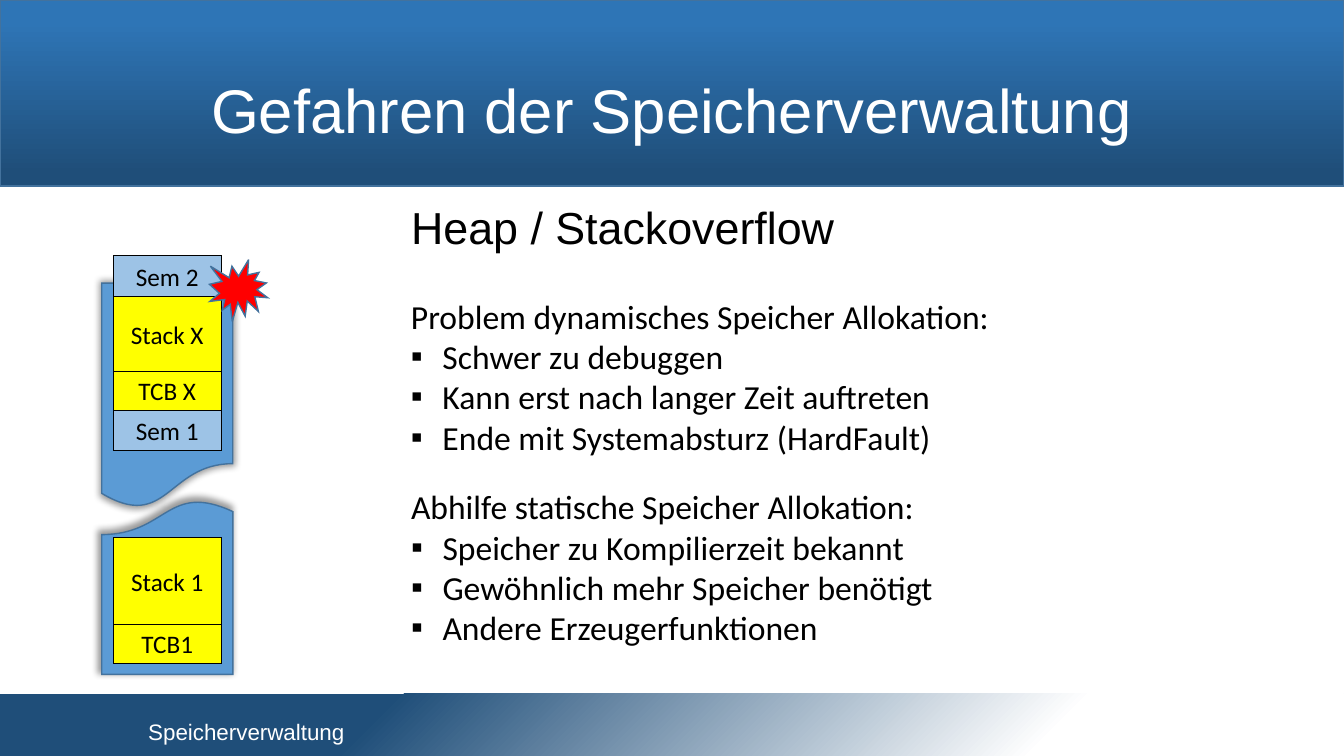
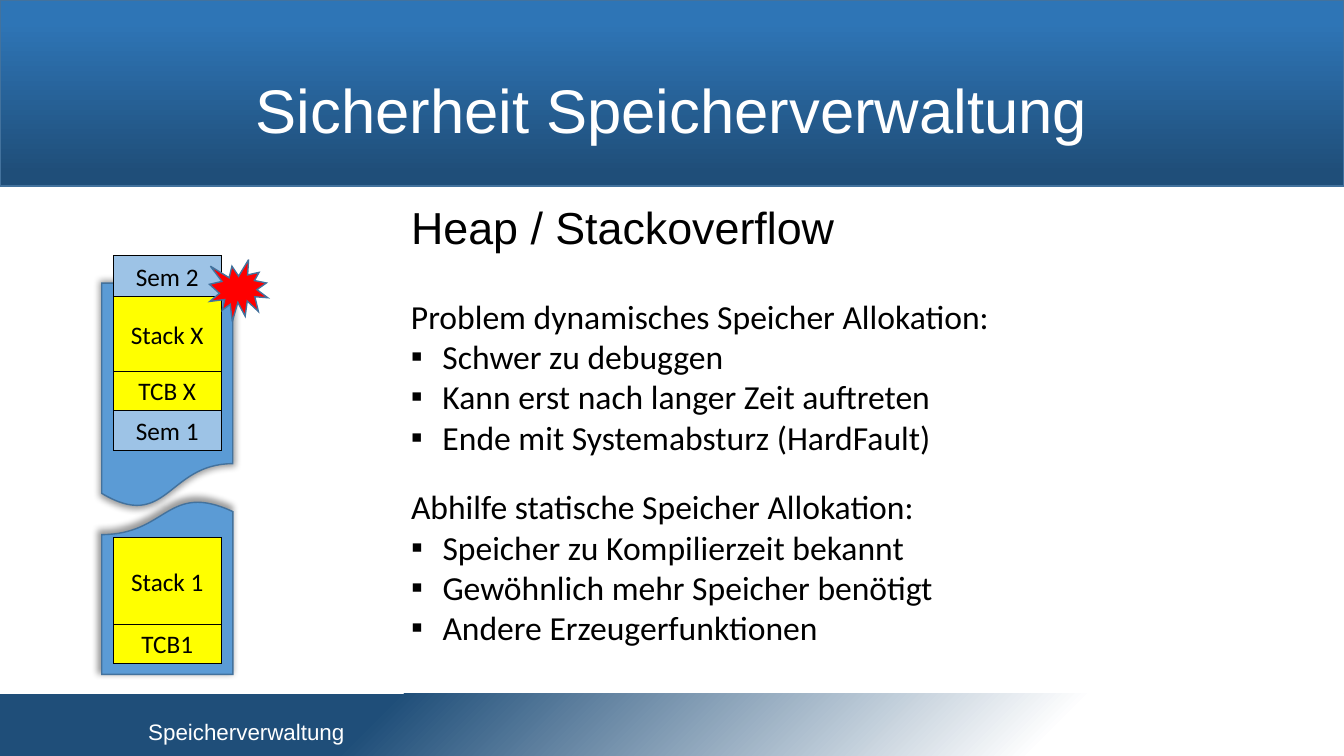
Before and after one commit to snobz/Seminar_BS_2017, a slide deck: slide 6 of Päsi/Seminar Betriebssysteme.pptx. Drawn at 1344x756 pixels with LibreOffice and Linux fonts; fonts in the diff are those of the drawing; background and template pictures are left out. Boxes give left, top, right and bottom in pixels: in the first picture for what was removed or moved away, otherwise in the second. Text is boxed around its words. In the diff, an @@ line names an element or a change of style, - is before the commit and + after.

```diff
--- a/Päsi/Seminar Betriebssysteme.pptx
+++ b/Päsi/Seminar Betriebssysteme.pptx
@@ title at (x1=256, y1=88, x2=1087, y2=145): text changed @@
-Gefahren der Speicherverwaltung
+Sicherheit Speicherverwaltung
```
Also in this commit, not shown: 4 slides added.
